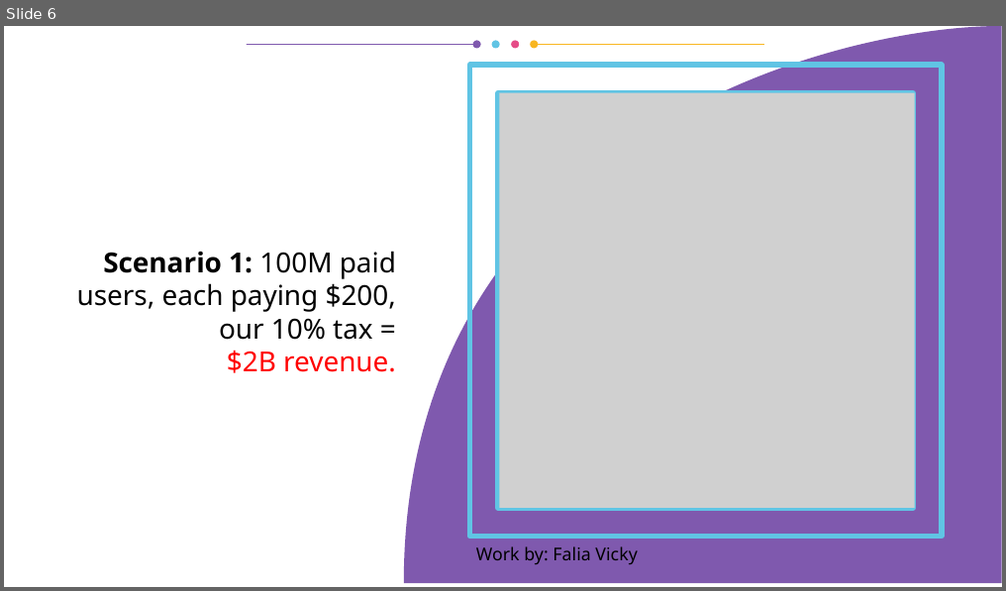
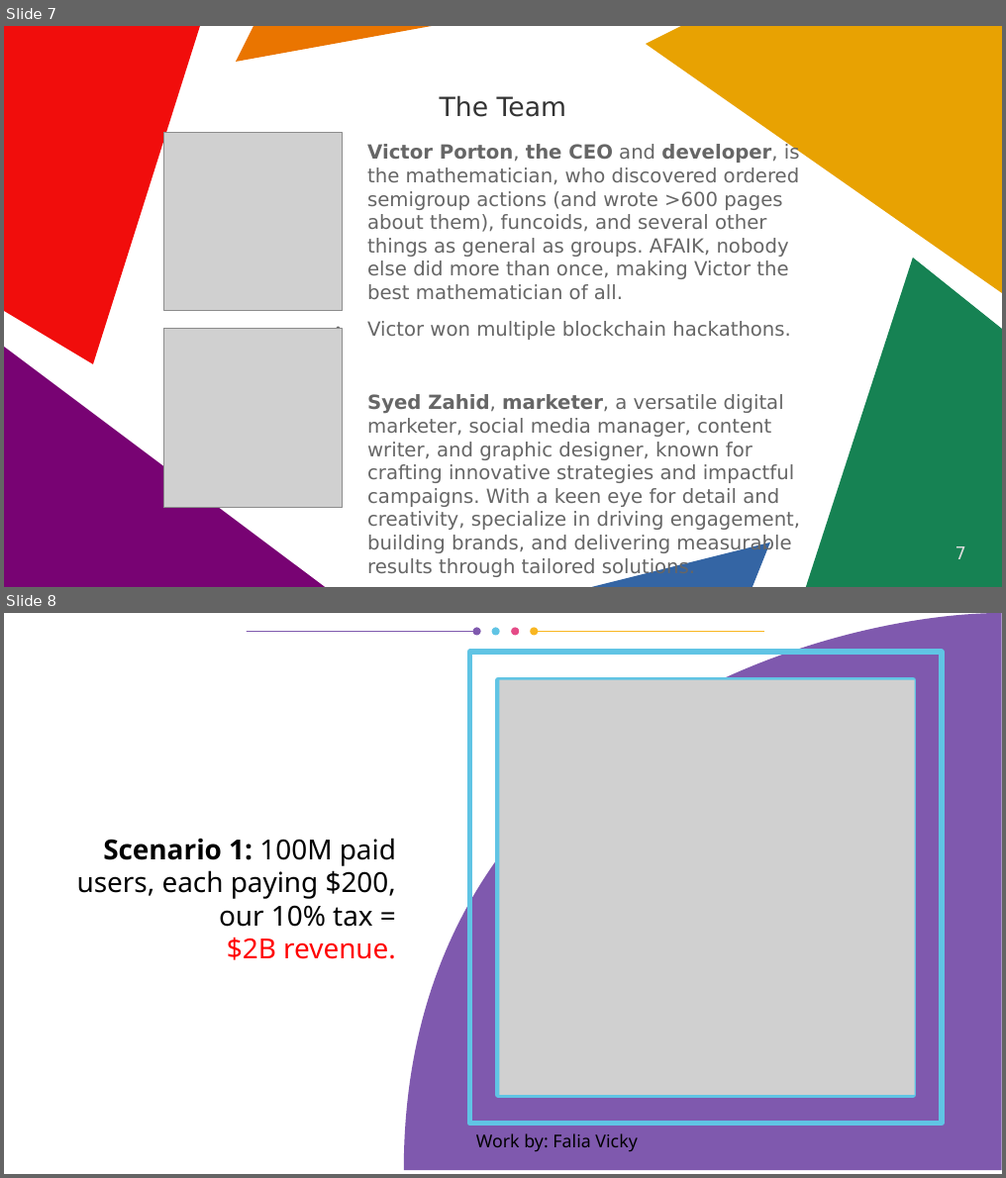
Before and after one commit to vporton/icp-package-manager, a slide deck: docs/short-pitchdeck.odp. Shown one above the other, each under a label of ours: slide 6 before the commit, slides 7 and 8 after it. The pictures are 1006x591 and 1006x1178 pixels, drawn with LibreOffice and Linux fonts; fonts in the diff are those of the drawing; grey boxes stand for pictures. Boxes give left, top, right and bottom in pixels: in the first picture for what was removed or moved away, otherwise in the second. Text is boxed around its words. In the diff, an @@ line names an element or a change of style, - is before the commit and + after.

```diff
--- a/docs/short-pitchdeck.odp
+++ b/docs/short-pitchdeck.odp
@@ slide 7 added at <box>4,26,1002,587</box>, background #FFFFFF @@
@@ freeform shape added at <box>4,26,200,365</box>, fill #F10D0C @@
@@ freeform shape added at <box>236,26,433,62</box>, fill #EA7500 @@
@@ freeform shape added at <box>647,26,1002,293</box>, fill #E8A202 @@
@@ title added at <box>440,95,566,117</box>, 21 pt, text #333333 @@
+The Team
@@ picture added at <box>164,133,343,311</box> @@
@@ text added at <box>367,144,800,578</box>, 15.5 pt, text #666666 @@
+Victor Porton, the CEO and developer, is the mathematician, who discovered ordered semigroup actions (and wrote >600 pages about them), funcoids, and several other things as general as groups. AFAIK, nobody else did more than once, making Victor the best mathematician of all.
+● Victor won multiple blockchain hackathons.
+Syed Zahid, marketer, a versatile digital marketer, social media manager, content writer, and graphic designer, known for crafting innovative strategies and impactful campaigns. With a keen eye for detail and creativity, specialize in driving engagement, building brands, and delivering measurable results through tailored solutions.
@@ freeform shape added at <box>806,258,1002,587</box>, fill #168253 @@
@@ freeform shape added at <box>4,347,325,587</box>, fill #780373 @@
@@ picture added at <box>163,329,343,509</box> @@
@@ freeform shape added at <box>593,543,771,587</box>, fill #3465A4 @@
@@ page number added at <box>955,547,966,560</box>, 14 pt, text #DDDDDD @@
+7
@@ what was slide 6 is now slide 8 @@
```
Also in this commit, not shown: 4 slides changed, 4 other slides added, 4 slides removed, 1 other file.
